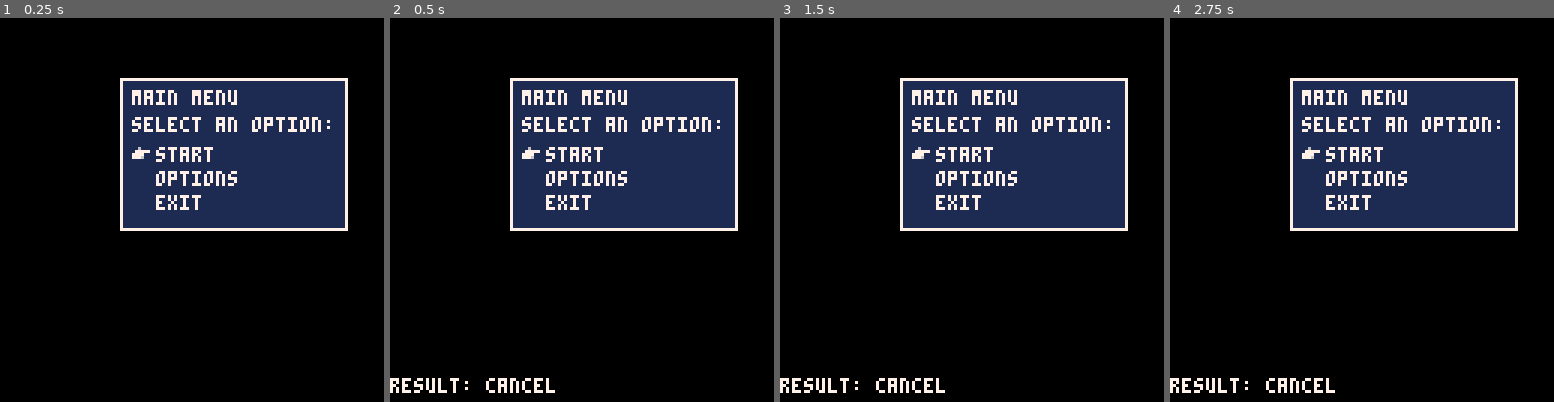
Above: before the commit, frames 1-4 (left to right).
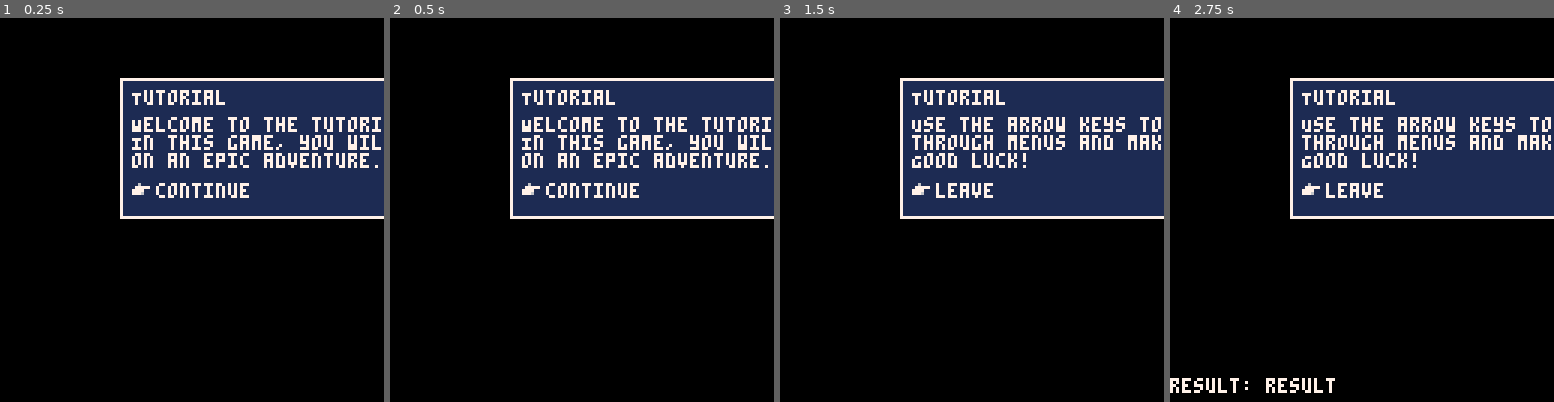
Above: after the commit, the same moments.

Repository: AddisonMink/pico8-rpg
Game: PICO-8 cartridge main.p8
The game is run twice, just before and just after one commit, with the same random seed, the same clock (stepped at 60 frames per second) and the same inputs.
Inputs:
- Up to frame 1 (0.25 s): no input
- Up to frame 2 (0.5 s): tap X (X key) at 0.33 s
- Up to frame 3 (1.5 s): tap O (Z key) at 0.7 s; tap X (X key) at 1.07 s
- Up to frame 4 (2.75 s): hold Right 1.6-2.1 s; tap O (Z key) at 1.7, 2.1, 2.5 s; tap X (X key) at 1.85 s; hold Up 2.15-2.42 s; hold Right from 2.47 s (still down)

The runs differ from the first frame. In frame 1, 10% of the frame differs, in the area x 31-100%, y 15-56%; in frame 2, 11%, in the area x 0-100%, y 15-98%; in frame 3, 10%; in frame 4, 9.8%.

Commit message:
add menu list class.

Diff:
--- a/main.p8
+++ b/main.p8
@@ -20,51 +20,29 @@
 
 function _init()
   --game = game_new()
-  main_menu = menu2_new({
-    title = "main menu",
-    text = {
-      "select an option:"
-    },
-    elems = {
-      "start",
-      "options",
-      "exit"
-    },
-    next_state = function(e)
-      return e == "options" and "options"
-    end
-  })
-
-  option_menu = menu2_new({
-    title = "options",
-    text = {
-      "adjust your settings:"
-    },
-    elems = {
-      "sound",
-      "graphics"
-    },
-    next_state = function(e) return e end
-  })
-
-  sound_menu = menu2_new({
-    title = "sound options",
-    text = {
-      "adjust sound settings:"
-    },
-    elems = {
-      "volume",
-      "mute"
+
+  menu = menu_list_new(
+    "Tutorial",
+    {
+      {
+        text = {
+          "Welcome to the tutorial!",
+          "In this game, you will embark",
+          "on an epic adventure."
+        },
+        action = function()
+          g_var = "some global state"
+        end
+      },
+      {
+        text = {
+          "Use the arrow keys to navigate",
+          "through menus and make choices.",
+          "Good luck!"
+        }
+      }
     }
-  })
-
-  menus = {
-    main = main_menu,
-    options = option_menu,
-    sound = sound_menu
-  }
-
-  menu = menu_graph_new("main", menus, true)
+  )
 end
 
 function _update()
--- a/menu_graph.lua
+++ b/menu_graph.lua
@@ -27,3 +27,29 @@
 
   return me
 end
+
+-- segment = { text = string, action = function() => () }
+function menu_list_new(title, segments)
+  local state = 1
+  local menus = {}
+
+  for segment in all(segments) do
+    local last = state == #segments
+    local next_state = last and nil or state + 1
+    local elem = last and "leave" or "continue"
+    local on_select = segment.action or function() end
+    local menu = menu2_new({
+      title = title,
+      text = segment.text,
+      elems = { elem },
+      on_select = on_select,
+      next_state = function()
+        return not last and next_state
+      end
+    })
+    add(menus, menu)
+    state = next_state
+  end
+
+  return menu_graph_new(1, menus)
+end
